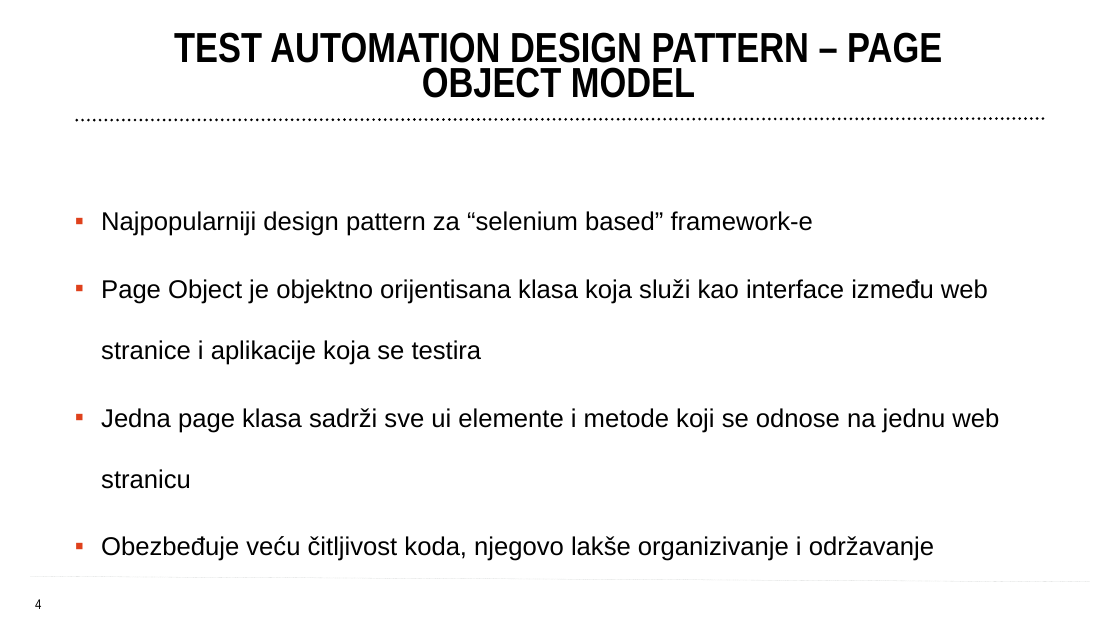
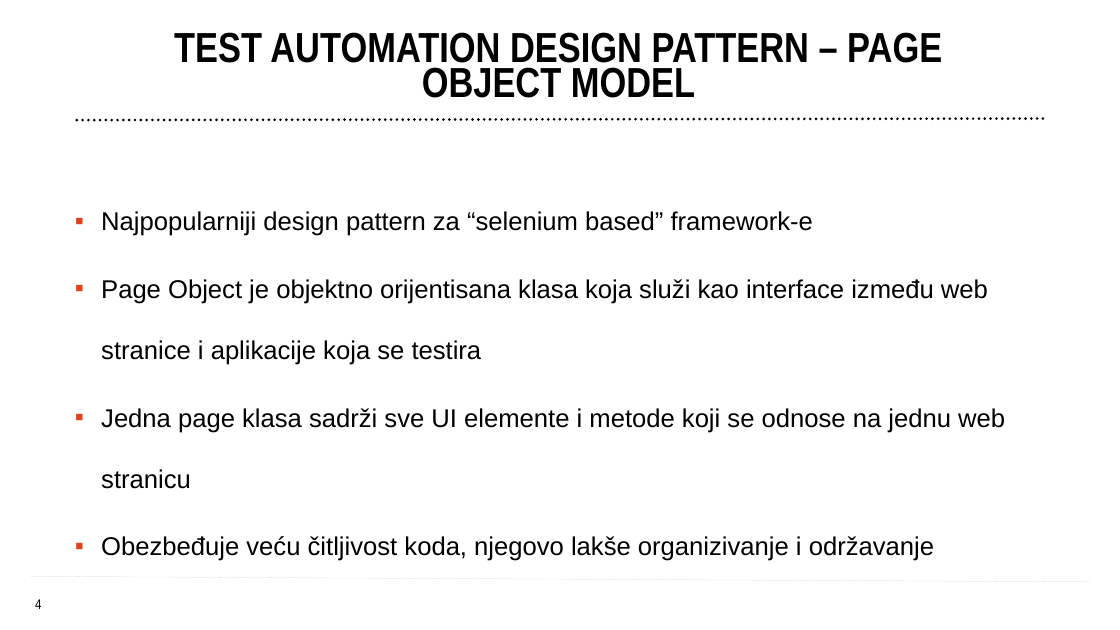
Before and after one commit to endava-training-materials/domaci_zadatak, a slide deck: slide 4 of prezentacije/TA i Selenium osnove - class 3.pptx. Drawn at 1120x630 pixels with LibreOffice and Linux fonts; fonts in the diff are those of the drawing; background and template pictures are left out. Boxes give left, top, right and bottom in pixels: in the first picture for what was removed or moved away, otherwise in the second. Text is boxed around its words. In the diff, an @@ line names an element or a change of style, - is before the commit and + after.

```diff
--- a/prezentacije/TA i Selenium osnove - class 3.pptx
+++ b/prezentacije/TA i Selenium osnove - class 3.pptx
@@ text at <box>101,408,1005,489</box>: text changed @@
-  ▪ Jedna page klasa sadrži sve ui elemente i metode koji se odnose na jednu web stranicu
+  ▪ Jedna page klasa sadrži sve UI elemente i metode koji se odnose na jednu web stranicu
```
Also in this commit, not shown: 3 other slides changed, 14 other files.
